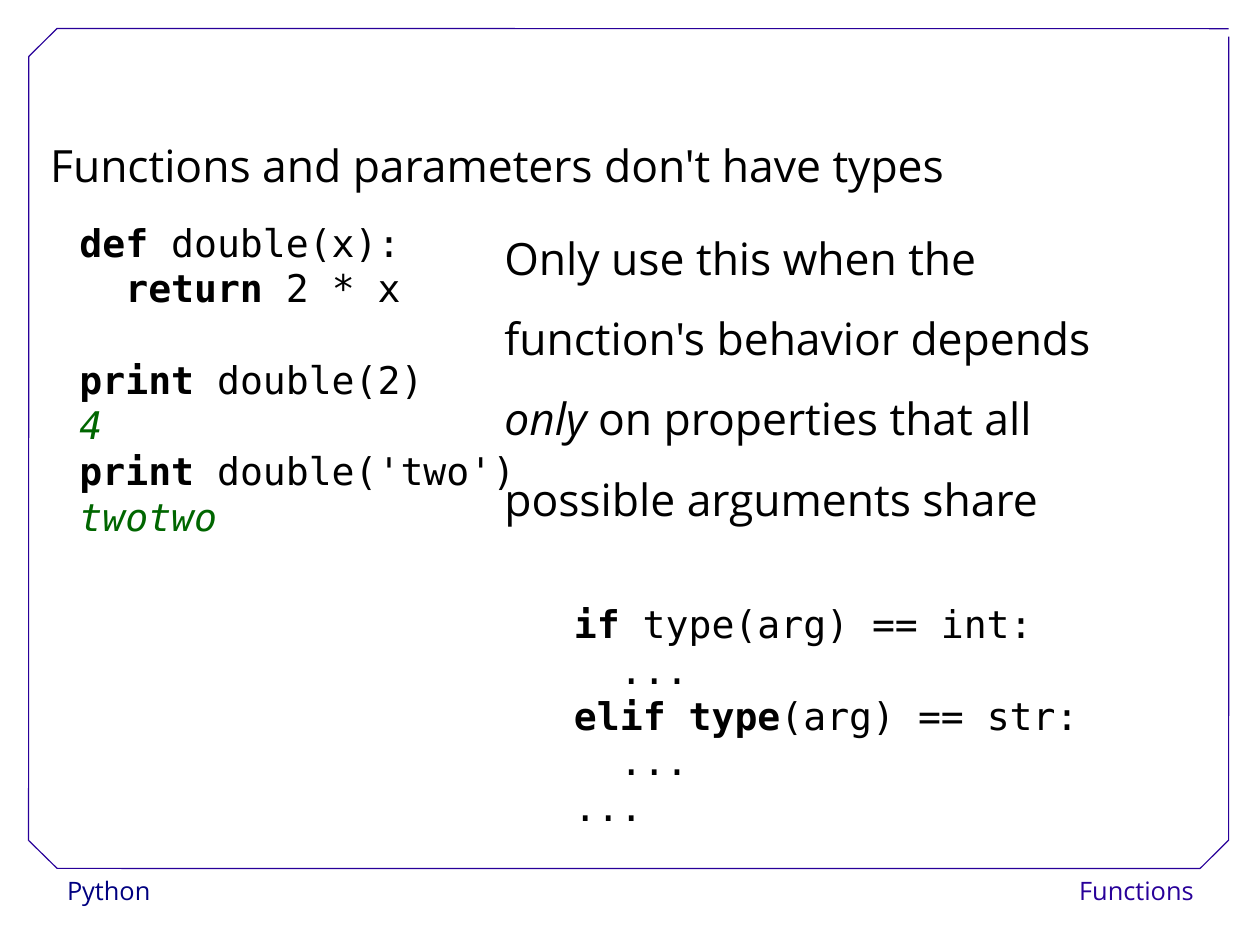
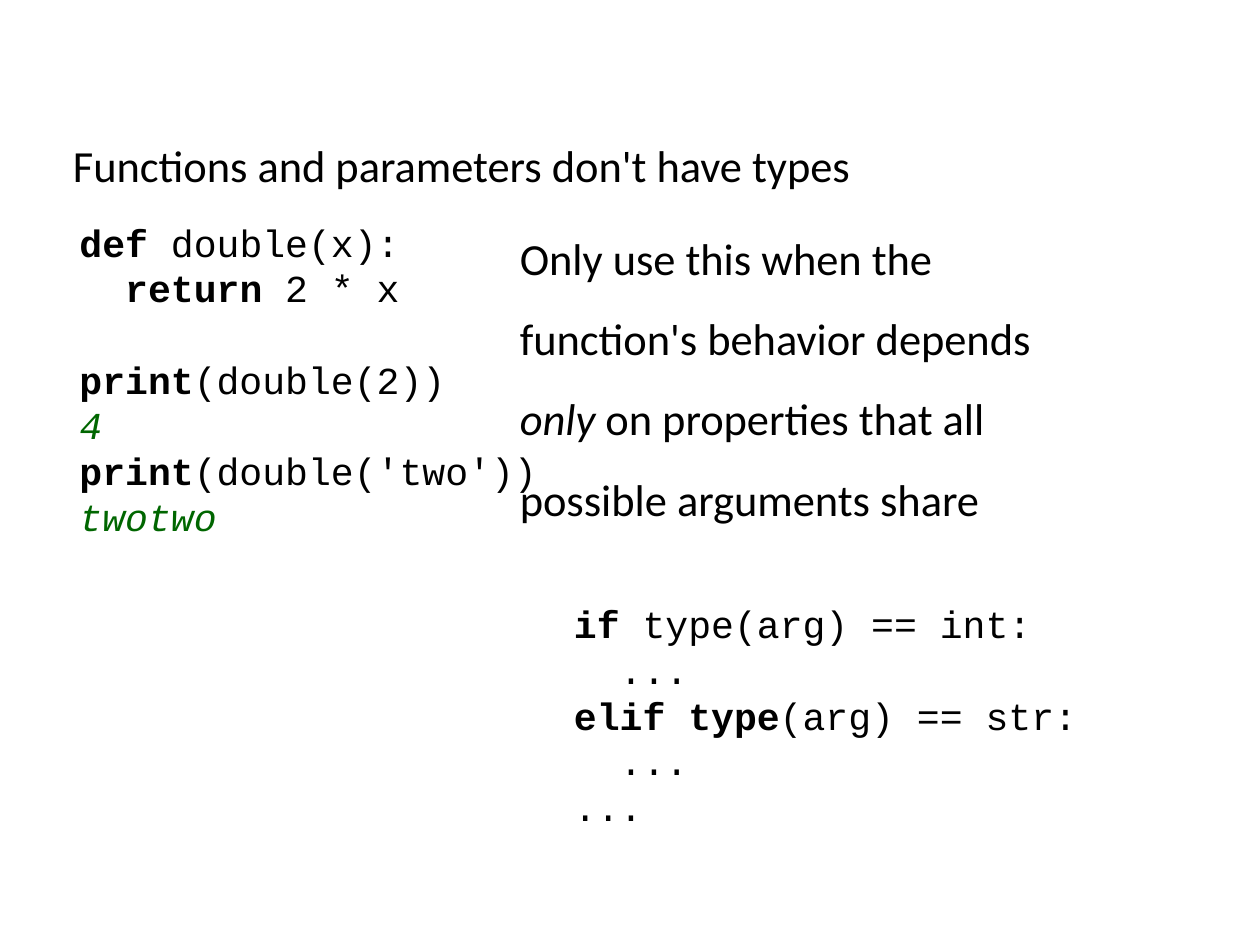
Before and after one commit to ncasuk/ncas-isc, a slide deck: slide 39 of python/presentations/learning_python/14_func.ppt. Drawn at 1260x945 pixels with LibreOffice and Linux fonts; fonts in the diff are those of the drawing; background and template pictures are left out. Boxes give left, top, right and bottom in pixels: in the first picture for what was removed or moved away, otherwise in the second. Text is boxed around its words. In the diff, an @@ line names an element or a change of style, - is before the commit and + after.

Commit message:
Updated and changed learning_python13-16

```diff
--- a/python/presentations/learning_python/14_func.ppt
+++ b/python/presentations/learning_python/14_func.ppt
@@ text "Functions and parameters don't have ..." at (x1=73, y1=151, x2=850, y2=190): font Open Sans to Calibri @@
@@ text "Functions and parameters don't have ..." moved from (x1=50, y1=148, x2=944, y2=193) to (x1=73, y1=151, x2=850, y2=190) @@
@@ text "Only use this when the" moved from (x1=504, y1=241, x2=1091, y2=527) to (x1=520, y1=244, x2=1031, y2=524) @@
@@ text "Only use this when the" at (x1=520, y1=244, x2=1031, y2=524): font Open Sans to Calibri @@
@@ text at (x1=79, y1=229, x2=400, y2=532): font DejaVu Sans Mono to Courier New in "def double(x):", "return 2 * x", "4", "twotwo" @@
@@ text at (x1=79, y1=366, x2=445, y2=402): text changed; font DejaVu Sans Mono to Courier New @@
-print double(2)
+print(double(2))
@@ text at (x1=79, y1=458, x2=536, y2=496): text changed; font DejaVu Sans Mono to Courier New @@
-print double('two')
+print(double('two'))
@@ text "if type(arg) == int:" at (x1=574, y1=611, x2=1077, y2=738): font DejaVu Sans Mono to Courier New @@
@@ group removed at (x1=29, y1=29, x2=1229, y2=869): 7 lines @@
@@ text removed at (x1=67, y1=880, x2=150, y2=906) @@
-Python
@@ text removed at (x1=1079, y1=881, x2=1193, y2=901) @@
-Functions
```
Also in this commit, not shown: 46 other slides changed, 1 slide added, 1 slide removed, 4 other files.
